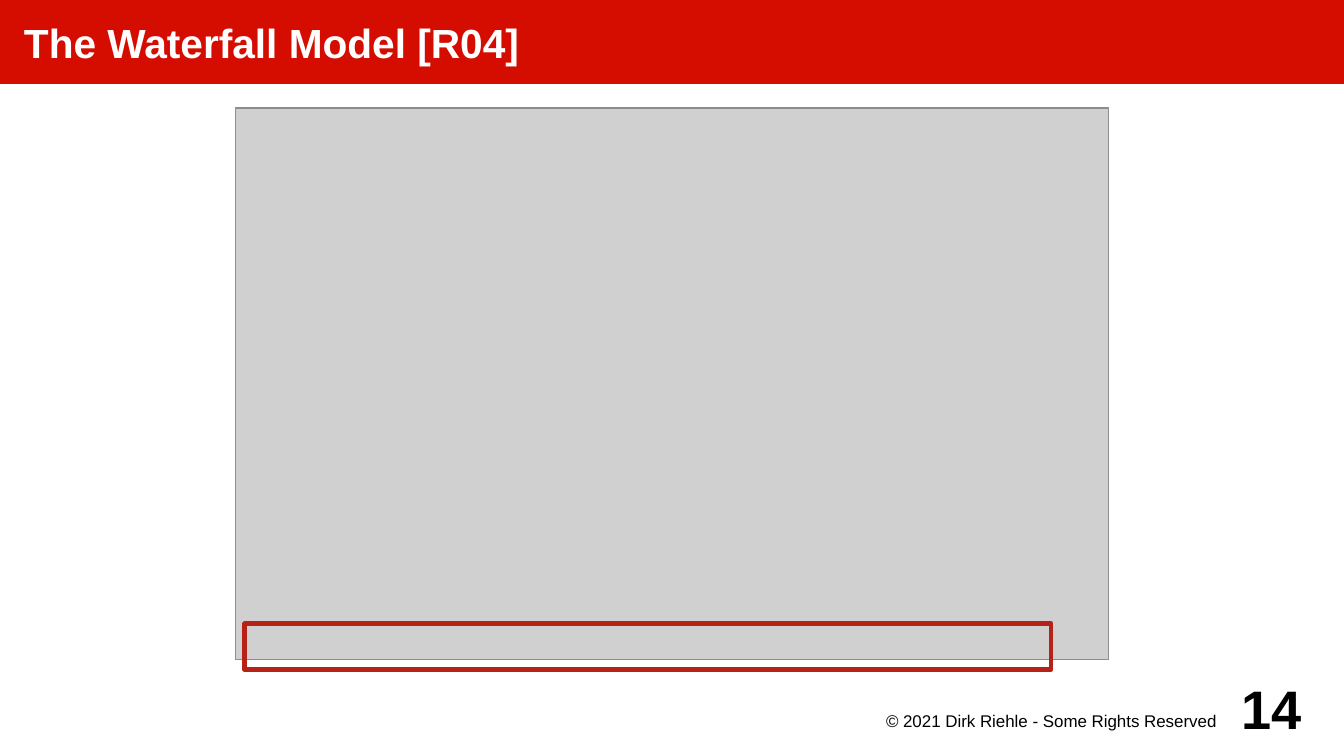
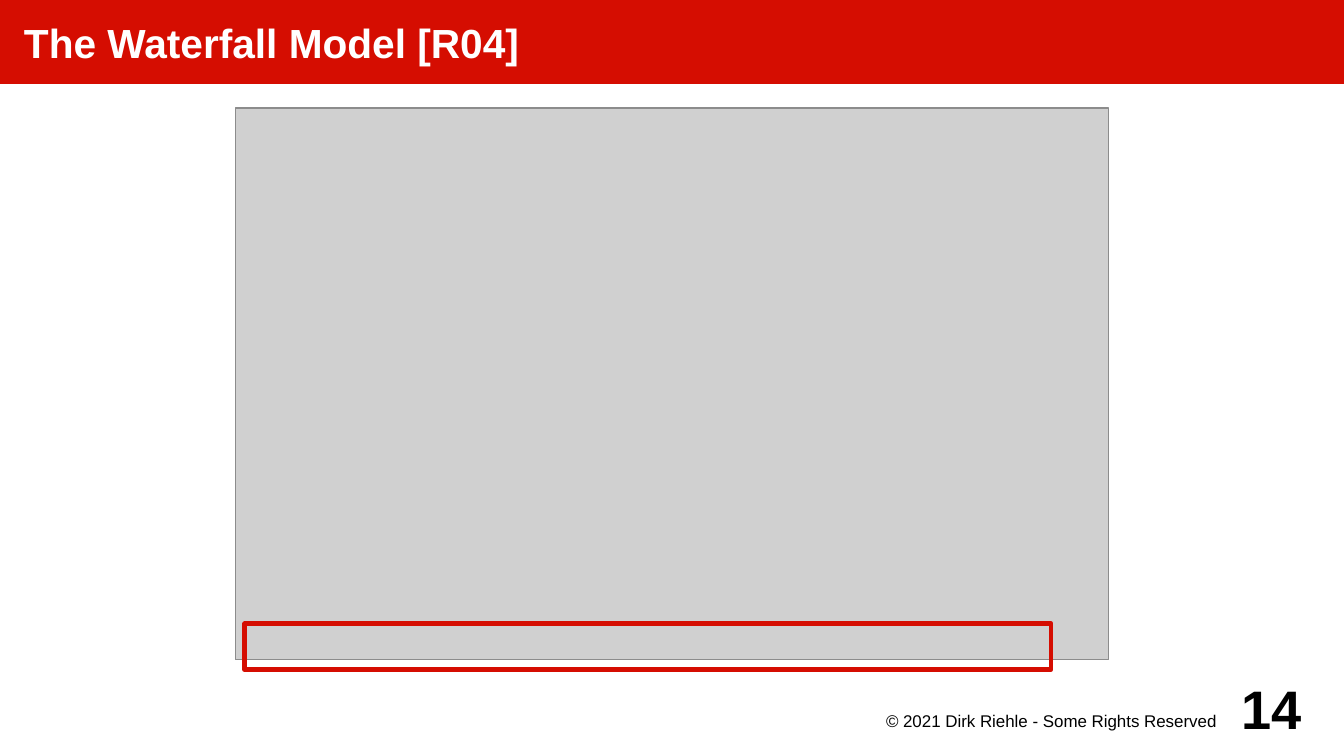
Before and after one commit to dirkriehle/amos-course, a slide deck: slide 14 of Lecture slides/AMOS C02 - Three Process Models.odp. Drawn at 1344x756 pixels with LibreOffice and Linux fonts; fonts in the diff are those of the drawing; grey boxes stand for pictures. Boxes give left, top, right and bottom in pixels: in the first picture for what was removed or moved away, otherwise in the second. Text is boxed around its words. In the diff, an @@ line names an element or a change of style, - is before the commit and + after.

```diff
--- a/Lecture slides/AMOS C02 - Three Process Models.odp
+++ b/Lecture slides/AMOS C02 - Three Process Models.odp
@@ rectangle at (x1=245, y1=624, x2=1051, y2=670): outline #B62118 2.83 pt to #D50D01 2.83 pt @@
```
Also in this commit, not shown: 10 other slides changed, 2 slides added, 6 other files.
